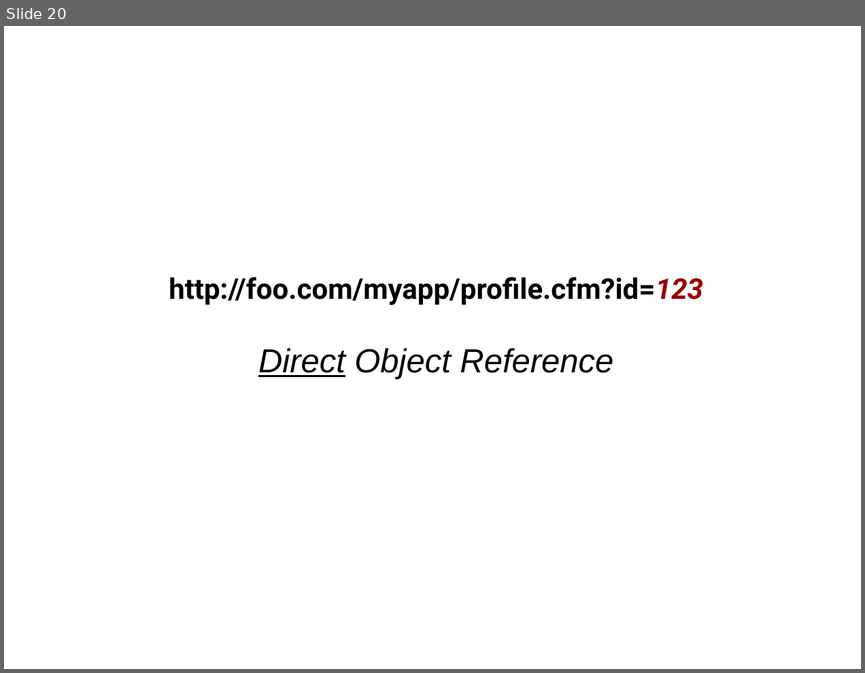
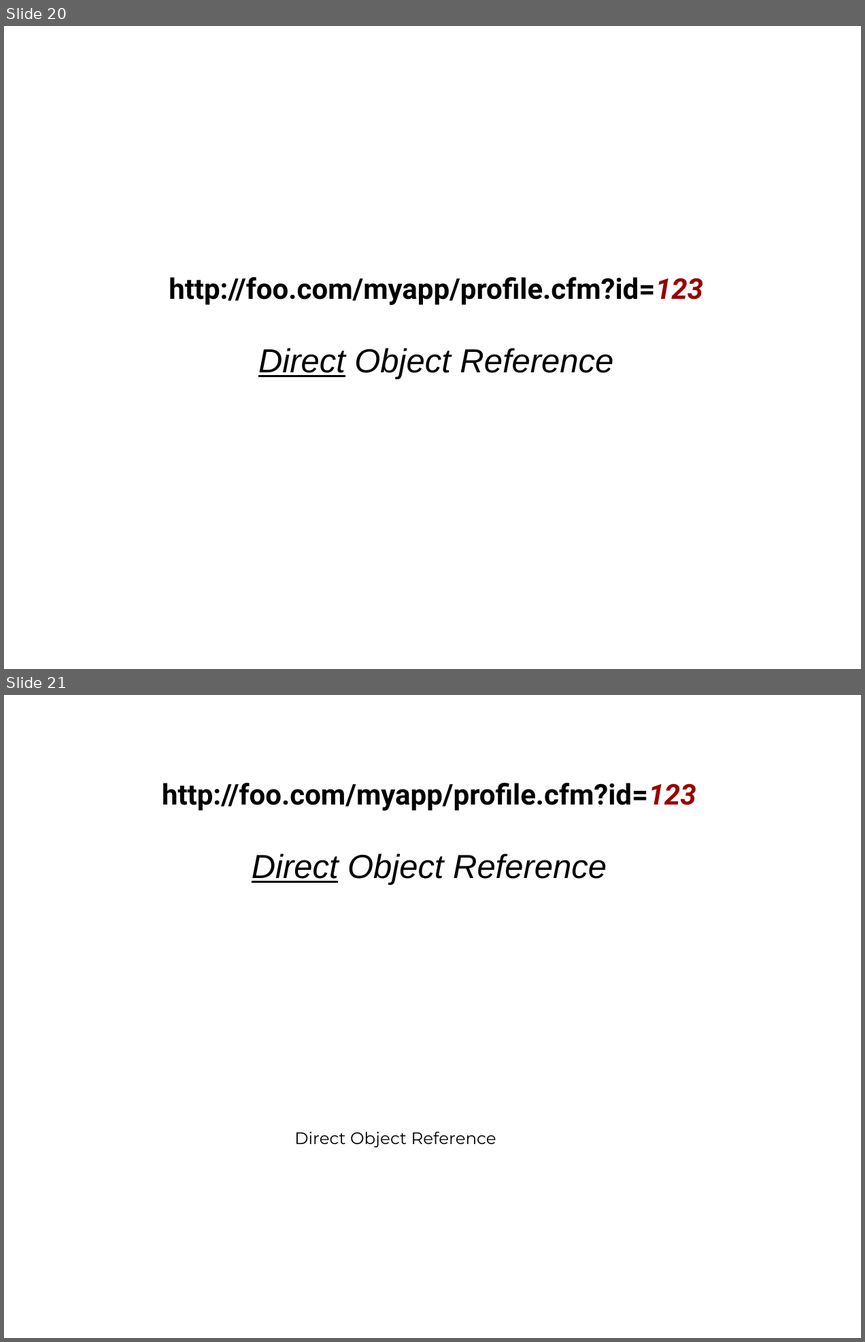
Before and after one commit to marcesher/mxunit-cfmeetups, a slide deck: cfObjective2009SecurityTesting/cf.objective.2009.ppt. Shown one above the other, each under a label of ours: slide 20 before the commit, slides 20 and 21 after it. The pictures are 865x673 and 865x1342 pixels, drawn with LibreOffice and Linux fonts; fonts in the diff are those of the drawing. Boxes give left, top, right and bottom in pixels: in the first picture for what was removed or moved away, otherwise in the second. Text is boxed around its words. In the diff, an @@ line names an element or a change of style, - is before the commit and + after.

```diff
--- a/cfObjective2009SecurityTesting/cf.objective.2009.ppt
+++ b/cfObjective2009SecurityTesting/cf.objective.2009.ppt
@@ slide 21 added at (4,695,861,1338), background #FFFFFF @@
@@ text added at (162,783,696,885), 24 pt, text #000000, bold @@
+http://foo.com/myapp/profile.cfm?id=123
+Direct Object Reference
@@ text added at (294,1131,496,1147), 14 pt, text #000000 @@
+Direct Object Reference
```
Also in this commit, not shown: 1 other slide added, 2 slides removed.
